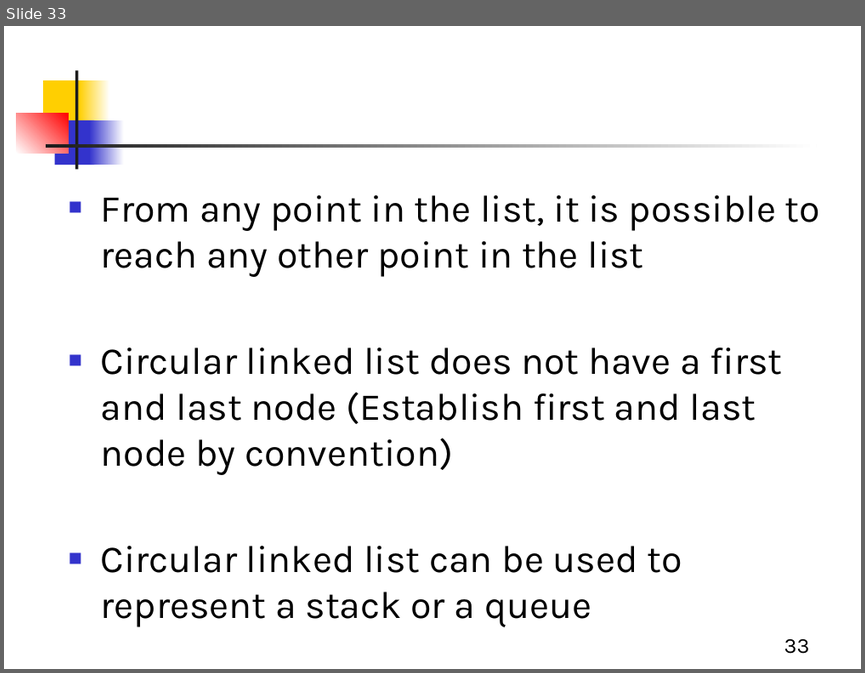
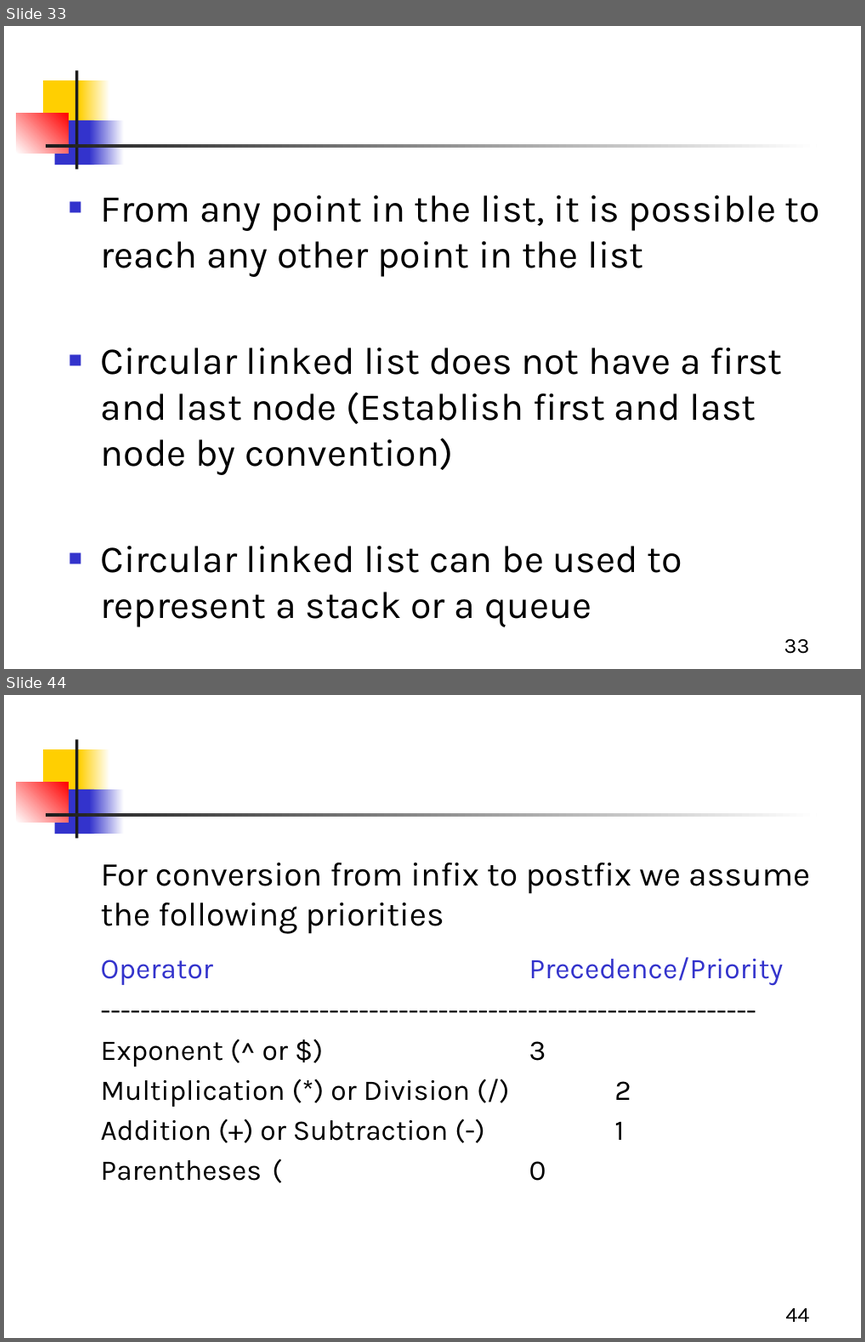
Before and after one commit to Aashishsharma/Learnings, a slide deck: DS/DS.pptx. Shown one above the other, each under a label of ours: slide 33 before the commit, slides 33 and 44 after it; the slides between them are not shown. The pictures are 865x673 and 865x1342 pixels, drawn with LibreOffice and Linux fonts; fonts in the diff are those of the drawing. Boxes give left, top, right and bottom in pixels: in the first picture for what was removed or moved away, otherwise in the second. Text is boxed around its words. In the diff, an @@ line names an element or a change of style, - is before the commit and + after.

```diff
--- a/DS/DS.pptx
+++ b/DS/DS.pptx
@@ slide 44 added at [4, 695, 861, 1338], background #FFFFFF; not listed: 7 template elements that a slide beside it also shows @@
@@ text added at [101, 862, 810, 1180], 24 pt, text #000000 @@
+For conversion from infix to postfix we assume the following priorities
+Operator Precedence/Priority
+------------------------------------------------------------------
+Exponent (^ or $) 3
+Multiplication (*) or Division (/) 2
+Addition (+) or Subtraction (-) 1
+Parentheses ( 0
@@ page number added at [785, 1308, 809, 1321], 18 pt, text #000000 @@
+44
```
Also in this commit, not shown: 70 other slides added.
